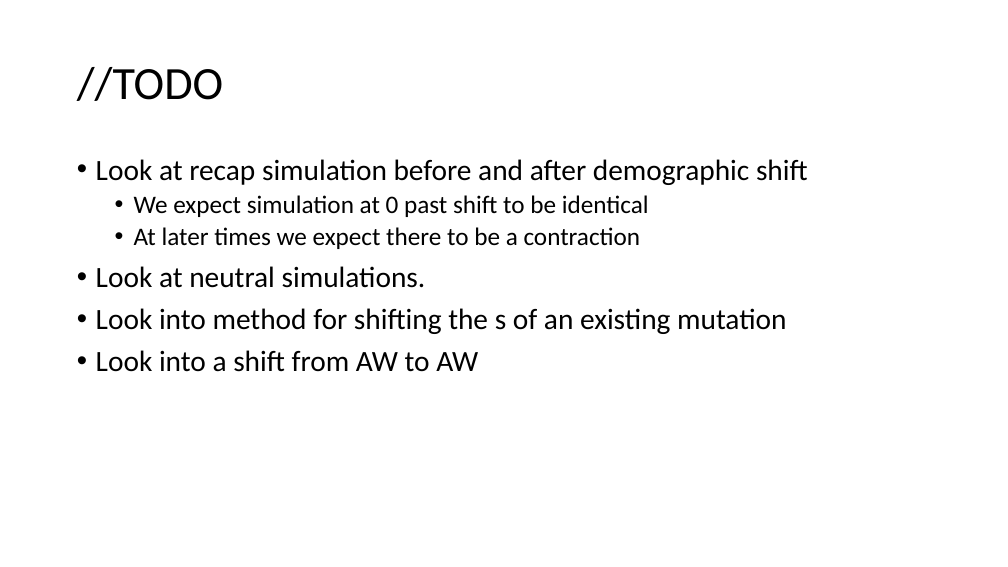
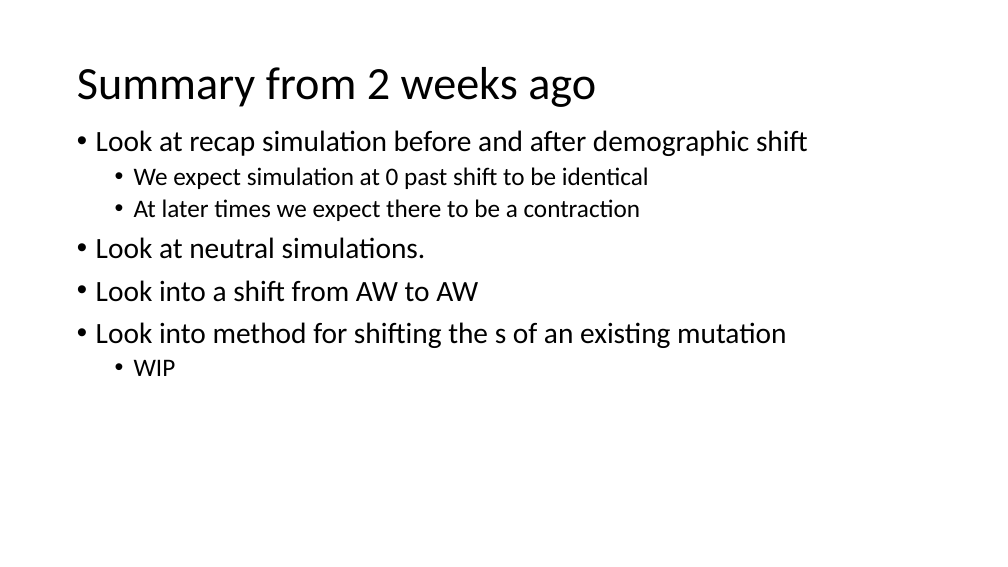
Before and after one commit to jon-mah/lohmueller_lab, a slide deck: slide 2 of 2020_08_25_dog_dfe_meeting.pptx (slide 7 before the commit). Drawn at 1008x567 pixels with LibreOffice and Linux fonts; fonts in the diff are those of the drawing. Boxes give left, top, right and bottom in pixels: in the first picture for what was removed or moved away, otherwise in the second. Text is boxed around its words. In the diff, an @@ line names an element or a change of style, - is before the commit and + after.

```diff
--- a/2020_08_25_dog_dfe_meeting.pptx
+++ b/2020_08_25_dog_dfe_meeting.pptx
@@ title at (x1=77, y1=67, x2=596, y2=107): text changed @@
-//TODO
+Summary from 2 weeks ago
@@ text "Look at recap simulation before ..." moved from (x1=96, y1=159, x2=808, y2=372) to (x1=96, y1=130, x2=808, y2=376) @@
@@ text at (x1=96, y1=280, x2=478, y2=302): paragraph added @@
+• Look into a shift from AW to AW
@@ text at (x1=134, y1=359, x2=176, y2=376): text changed; size 28 to 24 pt @@
-• Look into a shift from AW to AW
+  • WIP
```
Also in this commit, not shown: 3 slides added, 3 slides removed, 4 other files.
